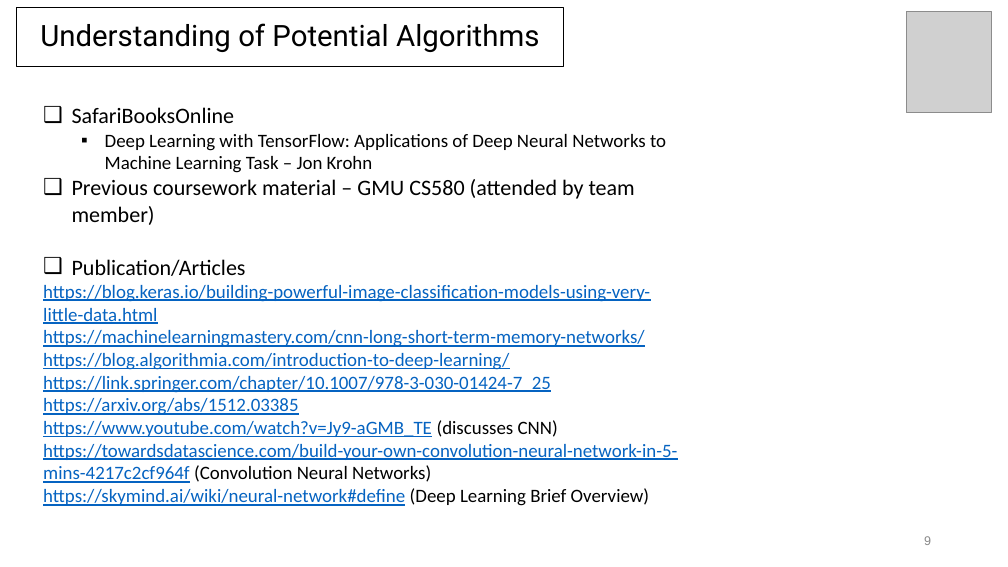
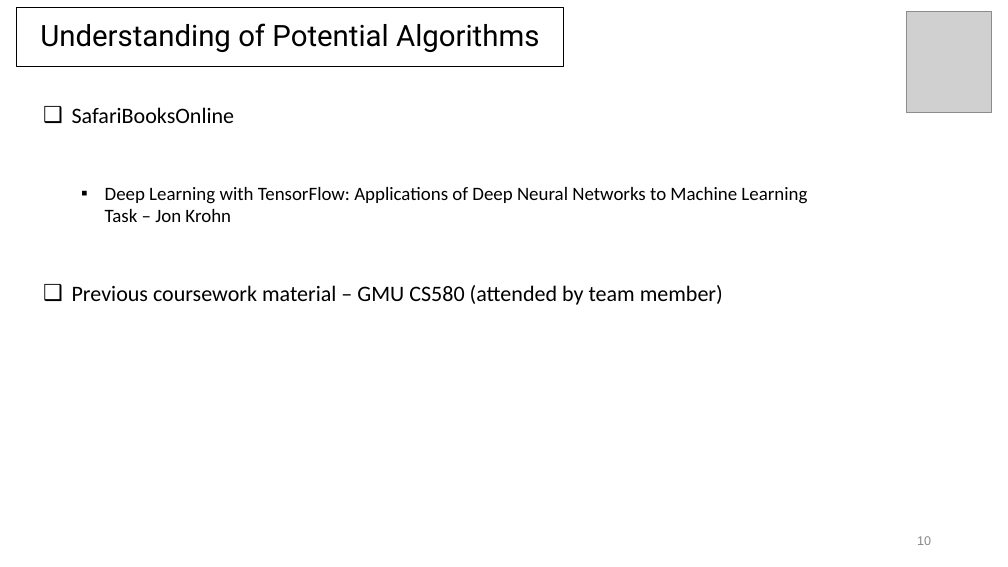
Before and after one commit to coderscraft/simpsons-classification, a slide deck: slide 10 of Documentation/SprintPresentations/Sprint3-Week1.pptx (slide 9 before the commit). Drawn at 1008x567 pixels with LibreOffice and Linux fonts; fonts in the diff are those of the drawing; grey boxes stand for pictures. Boxes give left, top, right and bottom in pixels: in the first picture for what was removed or moved away, otherwise in the second. Text is boxed around its words. In the diff, an @@ line names an element or a change of style, - is before the commit and + after.

```diff
--- a/Documentation/SprintPresentations/Sprint3-Week1.pptx
+++ b/Documentation/SprintPresentations/Sprint3-Week1.pptx
@@ text at [43,259,677,506]: paragraphs removed @@
-❑ Publication/Articles
-https://blog.keras.io/building-powerful-image-classification-models-using-very-little-data.html
-https://machinelearningmastery.com/cnn-long-short-term-memory-networks/
-https://blog.algorithmia.com/introduction-to-deep-learning/
-https://link.springer.com/chapter/10.1007/978-3-030-01424-7_25
-https://arxiv.org/abs/1512.03385
-https://www.youtube.com/watch?v=Jy9-aGMB_TE (discusses CNN)
-https://towardsdatascience.com/build-your-own-convolution-neural-network-in-5-mins-4217c2cf964f (Convolution Neural Networks)
-https://skymind.ai/wiki/neural-network#define (Deep Learning Brief Overview)
@@ page number at [917,536,931,545]: text changed @@
-9
+10
```
Also in this commit, not shown: 2 other slides changed, 2 slides added.
